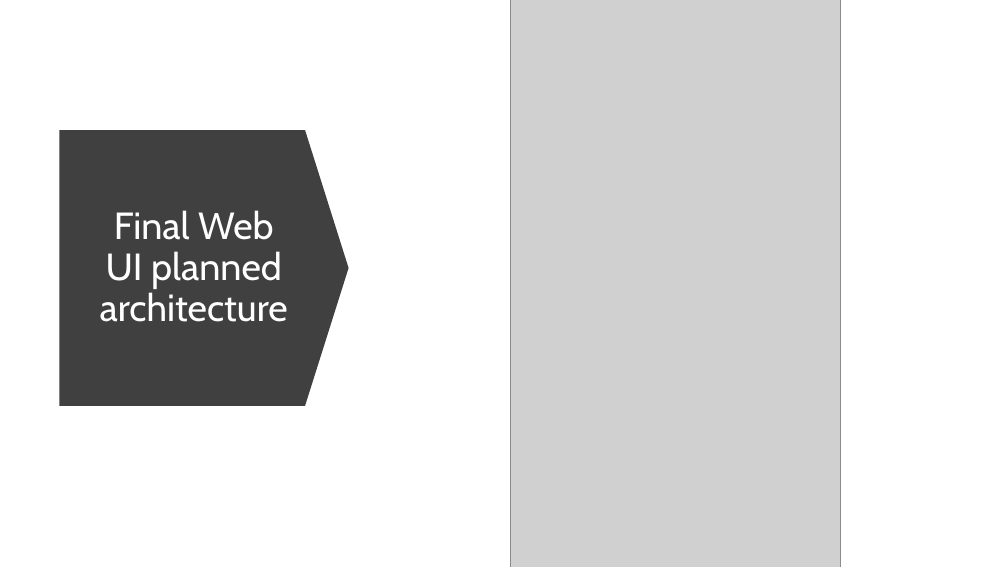
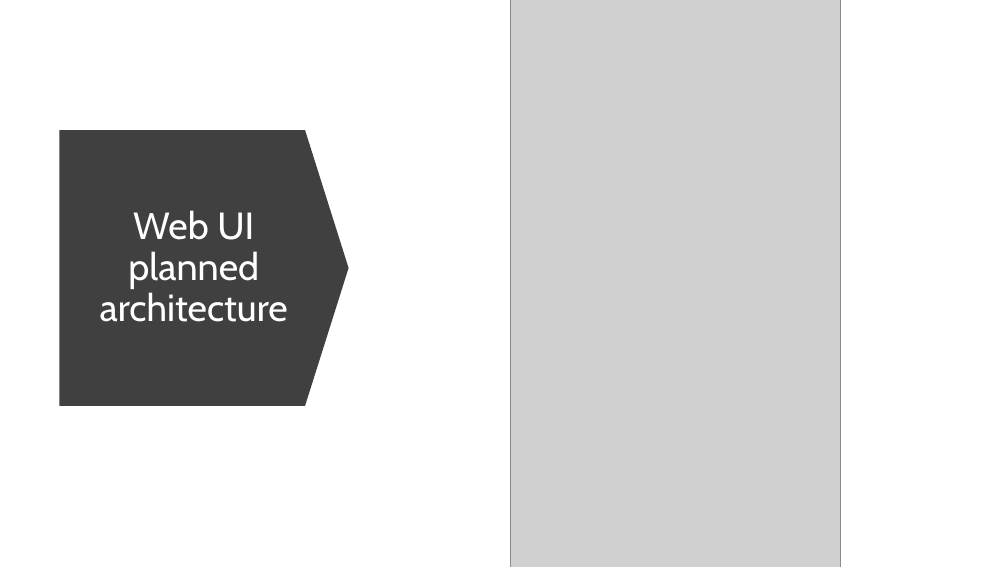
Before and after one commit to AlekseiVasiukov/RustProject, a slide deck: slide 11 of Docs/FinalProject_Rust_Vasiukov_Barros.pptx. Drawn at 1008x567 pixels with LibreOffice and Linux fonts; fonts in the diff are those of the drawing; grey boxes stand for pictures. Boxes give left, top, right and bottom in pixels: in the first picture for what was removed or moved away, otherwise in the second. Text is boxed around its words. In the diff, an @@ line names an element or a change of style, - is before the commit and + after.

```diff
--- a/Docs/FinalProject_Rust_Vasiukov_Barros.pptx
+++ b/Docs/FinalProject_Rust_Vasiukov_Barros.pptx
@@ title at bbox=[100, 210, 288, 322]: text changed @@
-Final Web UI planned architecture
+Web UI planned architecture
```
Also in this commit, not shown: 2 other slides changed, 3 other files.
